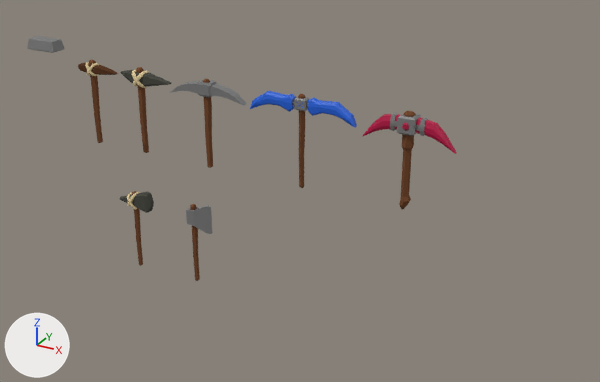
The Blender file Project/Blender/Tools.blend: old version first, new version second.
One viewpoint serves both versions: a 50 mm lens placed at (11.5, -29.8, 9.4), pointed at (-4.8, -0.3, -5.4). Arrows for +X, +Y and +Z are at lower left; the lights stay in place.

The first picture shows 'Cobalt Pickaxe', 'Cube.001', 'Etherium Pickaxe', 'Ingot', 'Iron Pickaxe', 'Stone Pickaxe', 'Wooden Axe.002', 'Wooden Pickaxe'.
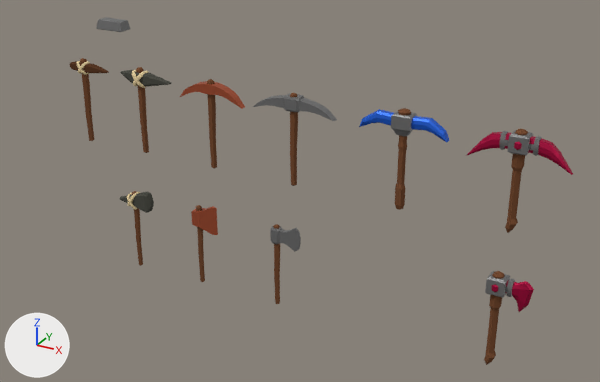
Where the change shows, as pixel boxes [x1, y1, x2, y2] in the pictures (600 x 382 px):
'Etherium Pickaxe', moved
    before: [363, 111, 457, 210]
    after: [466, 129, 573, 233]
'Iron Pickaxe', moved
    before: [170, 79, 246, 168]
    after: [253, 93, 337, 186]
'Cobalt Pickaxe', deleted (blue)
    before: [250, 91, 357, 188]
'Etherium Pickaxe.001', added
    after: [484, 271, 534, 365]
'Wooden Pickaxe', moved
    before: [78, 60, 118, 143]
    after: [70, 58, 109, 141]
'Copper Pickaxe', added (brown)
    after: [180, 79, 245, 169]
'Iron Axe.001', added
    after: [270, 224, 301, 304]
'Cube.001', deleted
    before: [186, 204, 212, 281]
'Copper Axe.001', added (brown)
    after: [191, 205, 218, 282]
'Ingot', moved
    before: [27, 36, 65, 53]
    after: [96, 17, 131, 32]
'Cobalt Pickaxe.003', added (blue)
    after: [359, 109, 449, 143]
'Cylinder', added (brown)
    after: [395, 108, 411, 210]
'Cube', added
    after: [391, 111, 417, 137]

The change, as a diff of the scene's bpy script:
```diff
--- a/Project/Blender/Tools.blend.py
+++ b/Project/Blender/Tools.blend.py
@@ ob_iron_pickaxe @@
 ob_iron_pickaxe = bpy.data.objects.new('Iron Pickaxe', me_cylinder)
-ob_iron_pickaxe.location = (-9.72, 0.0, -3.6)
+ob_iron_pickaxe.location = (-5.22, 0.0, -3.6)
 ob_iron_pickaxe.scale = (0.225, 0.225, 1.74)
@@ ob_wooden_pickaxe @@
 ob_wooden_pickaxe = bpy.data.objects.new('Wooden Pickaxe', me_cylinder_001)
-ob_wooden_pickaxe.location = (-16.45, 0.0, -3.58)
+ob_wooden_pickaxe.location = (-17.0, 0.0, -3.58)
@@ ob_cobalt_pickaxe @@
-ob_cobalt_pickaxe = bpy.data.objects.new('Cobalt Pickaxe', me_cube_006)
@@ ob_etherium_pickaxe @@
 ob_etherium_pickaxe = bpy.data.objects.new('Etherium Pickaxe', me_cube_015)
-ob_etherium_pickaxe.location = (0.07, 0.01, -1.98)
+ob_etherium_pickaxe.location = (4.56, 0.01, -1.98)
 ob_etherium_pickaxe.rotation_euler = (0.0, 0.0, 3.142)  # degrees (0, 0, 180)
@@ ob_ingot @@
 ob_ingot = bpy.data.objects.new('Ingot', me_cube_002)
-ob_ingot.location = (-16.37, -2.92, 0.37)
+ob_ingot.location = (-16.37, 1.68, 0.37)
 ob_ingot.scale = (0.787, 0.368, 0.238)
@@ ob_cube_001 @@
-ob_cube_001 = bpy.data.objects.new('Cube.001', me_cube_005)
@@ ob_etherium_pickaxe_001 @@
+ob_etherium_pickaxe_001 = bpy.data.objects.new('Etherium Pickaxe.001', me_cube_001)  # 207 vertices, 174 faces; spans x -13.1..3.4, y -3.8..3.8, z -31.7..8.6; in mat_etherium (pink #b80043), mat_iron (grey #797979), mat_wood (brown #754c33)
+ob_etherium_pickaxe_001.location = (4.56, -1.12, -7.53)
+ob_etherium_pickaxe_001.rotation_euler = (0.0, 0.0, 3.142)  # degrees (0, 0, 180)
+ob_etherium_pickaxe_001.scale = (0.107, 0.107, 0.107)
@@ ob_copper_axe_001 @@
+ob_copper_axe_001 = bpy.data.objects.new('Copper Axe.001', me_cube_012)  # 53 vertices, 56 faces; spans x -0.8..3.9, y -1.2..1.2, z -13.4..2.1; in mat_copper (orange #bb5c3c), mat_wood (brown #754c33)
+ob_copper_axe_001.location = (-9.8, -1.13, -7.34)
+ob_copper_axe_001.scale = (0.29, 0.214, 0.271)
@@ ob_iron_axe_001 @@
+ob_iron_axe_001 = bpy.data.objects.new('Iron Axe.001', me_cube_011)  # 85 vertices, 83 faces; spans x -0.4..4.6, y -0.9..1.0, z -13.4..2.0; in mat_iron (grey #797979), mat_wood (brown #754c33)
+ob_iron_axe_001.location = (-5.59, -1.13, -7.34)
+ob_iron_axe_001.scale = (0.29, 0.214, 0.271)
@@ ob_cube @@
+ob_cube = bpy.data.objects.new('Cube', me_cube)  # 20 vertices, 18 faces; spans x -1.0..1.0, y -1.0..1.0, z -1.75..1.0; in mat_iron (grey #797979)
+ob_cube.location = (-0.15, 0.0, -1.48)
+ob_cube.scale = (0.416, 0.329, 0.322)
@@ ob_cylinder @@
+ob_cylinder = bpy.data.objects.new('Cylinder', me_cylinder_005)  # 60 vertices, 56 faces; spans x -1.2..1.2, y -1.3..1.3, z -16.4..2.9; in mat_wood (brown #754c33)
+ob_cylinder.location = (-0.15, 0.0, -1.63)
+ob_cylinder.rotation_euler = (0.0, 0.0, 0.524)  # degrees (0, 0, 30)
+ob_cylinder.scale = (0.212, 0.212, 0.226)
@@ ob_cobalt_pickaxe_003 @@
+ob_cobalt_pickaxe_003 = bpy.data.objects.new('Cobalt Pickaxe.003', me_cube_007)  # 41 vertices, 36 faces; spans x -8.08..-1.31, y -1.31..1.3, z -0.26..3.2; in mat_cobalt (blue #085fdd); modifiers MIRROR
+ob_cobalt_pickaxe_003.location = (-0.15, 0.0, -1.95)
+ob_cobalt_pickaxe_003.rotation_euler = (-0.00266, 0.0, 3.142)  # degrees (-0.2, 0, 180)
+ob_cobalt_pickaxe_003.scale = (0.235, 0.176, 0.235)
@@ ob_copper_pickaxe @@
+ob_copper_pickaxe = bpy.data.objects.new('Copper Pickaxe', me_cylinder_004)  # 75 vertices, 78 faces; spans x -7.7..7.7, y -1.0..1.2, z -1.0..1.5; in mat_copper (orange #bb5c3c), mat_wood (brown #754c33)
+ob_copper_pickaxe.location = (-9.5, 0.0, -3.6)
+ob_copper_pickaxe.scale = (0.225, 0.225, 1.74)
```
